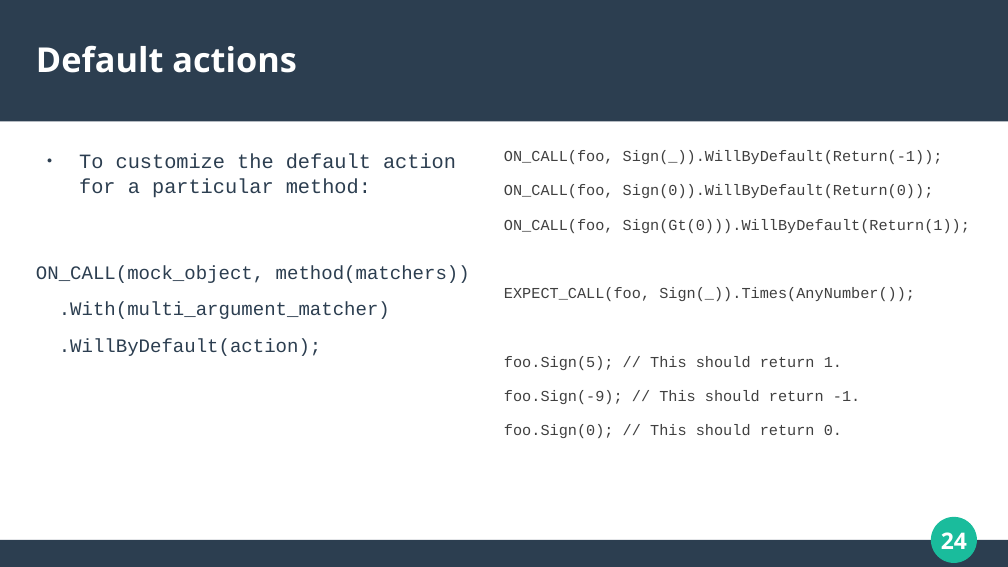
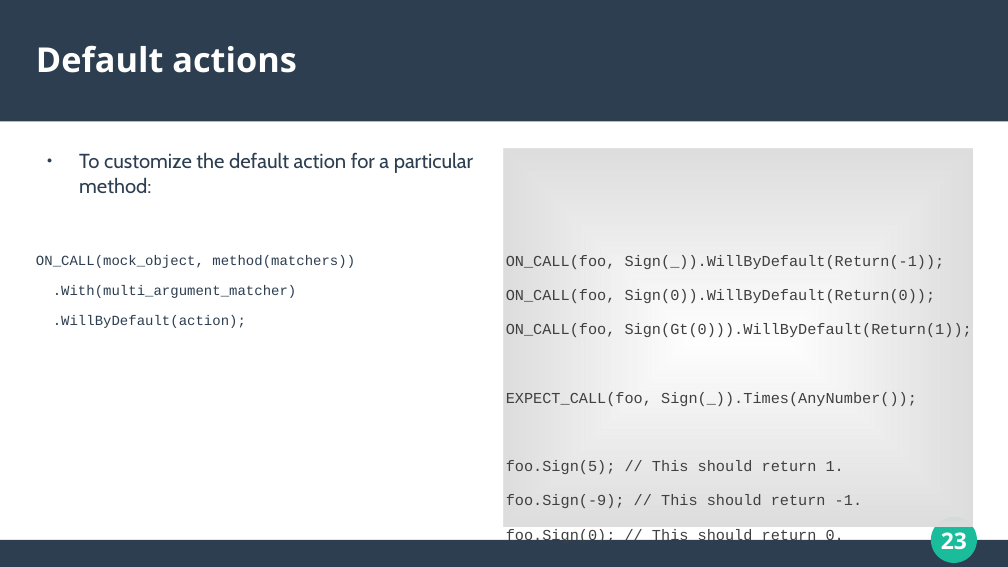
Before and after one commit to groskopf/gtest_training, a slide deck: slide 23 of presentation/presentation.odp (slide 24 before the commit). Drawn at 1008x567 pixels with LibreOffice and Linux fonts; fonts in the diff are those of the drawing. Boxes give left, top, right and bottom in pixels: in the first picture for what was removed or moved away, otherwise in the second. Text is boxed around its words. In the diff, an @@ line names an element or a change of style, - is before the commit and + after.

```diff
--- a/presentation/presentation.odp
+++ b/presentation/presentation.odp
@@ text "To customize the default action ..." at [36,152,473,328]: font Courier New to Cabin in "To customize the default action for a ..."; size 15 to 11 pt in "ON_CALL(mock_object, method(matchers))", ".With(multi_argument_matcher)", ".WillByDefault(action);" @@
@@ text "ON_CALL(foo, Sign(_)).WillByDefault(Return(-1));": place and size @@
-text "ON_CALL(foo, Sign(_)).WillByDefault(Return(-1));" at [504,150,970,438]
+text "ON_CALL(foo, Sign(_)).WillByDefault(Return(-1));" at [504,148,972,526]
@@ text "ON_CALL(foo, Sign(_)).WillByDefault(Return(-1));" at [504,148,972,526]: indent changed; fill none to gradient #DDDDDD @@
@@ page number at [941,532,967,550]: text changed @@
-24
+23
```
Also in this commit, not shown: 37 other slides changed, 32 slides added, 7 slides removed.
